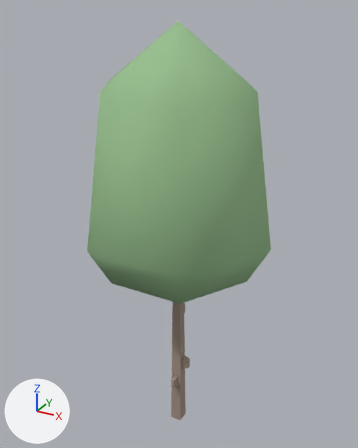
An edit to the glTF model web/public/models/tree-broadleaf-a.glb, drawn before and after from the same camera.
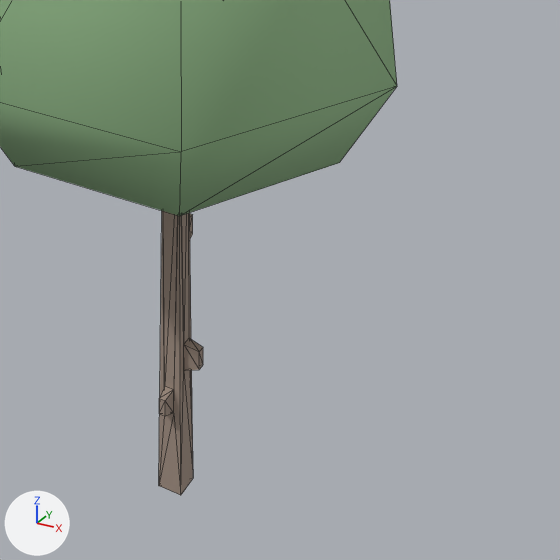
Old and new are each drawn whole from a 50 mm lens placed at (0.501, -0.908, 1.026), pointed at (-0.011, 0.024, 0.56) and again close up on the part from 29% to 95% of the width and 48% to 100% of the height. Every picture has the same lights, and +X, +Y and +Z are marked at lower left. The older version's two pictures come first. The close-ups show mesh edges as thin lines. Vertices at exactly the same position are counted once.

In view in the first close-up: 'tree-broadleaf-a'.
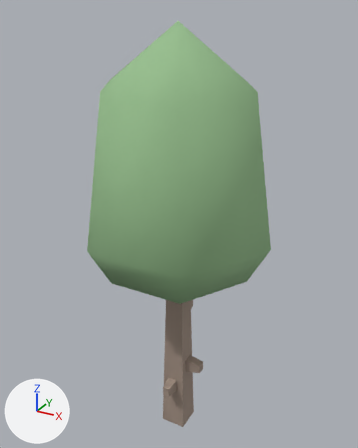
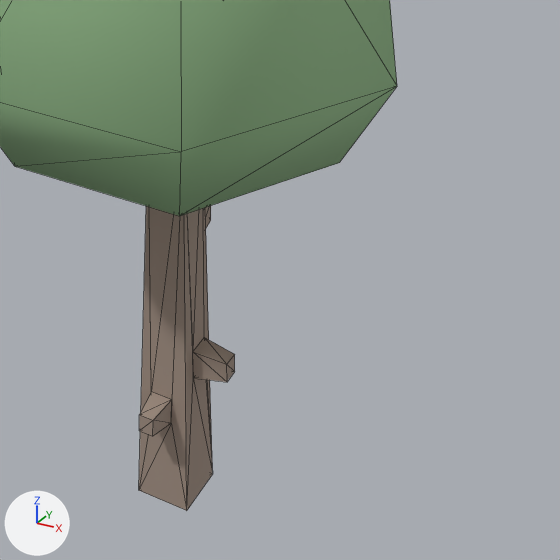
Boxes (x1, y1, x2, y2) around the edits, measured in the close-ups (560 x 560 px; the box of a moved part takes in the faces that stretch with it):
'tree-broadleaf-a', reshaped: before (0, 0, 397, 495); after (0, 0, 397, 510)
part 1 of me_tree_broadleaf_a, moved or reshaped: before (159, 211, 203, 495); after (139, 206, 235, 510)

Patch to the scene script:
```diff
--- a/web/public/models/tree-broadleaf-a.glb.py
+++ b/web/public/models/tree-broadleaf-a.glb.py
@@ me_tree_broadleaf_a @@
 me_tree_broadleaf_a.from_pydata(...)  # 64 vertices, 122 faces; spans x -0.221..0.221, y -0.191..0.191, z 0.0..1.0
 # used by ob_tree_broadleaf_a; location = (0.0, 0.0, 0.0)
+# me_tree_broadleaf_a part 1: 40 of the vertices in x -0.026..0.03, y -0.028..0.029, z 0.0..0.469 are scaled about the mesh origin by (2.14, 2.14, 1)
 me_tree_broadleaf_a.materials.append(mat_bark)
```
